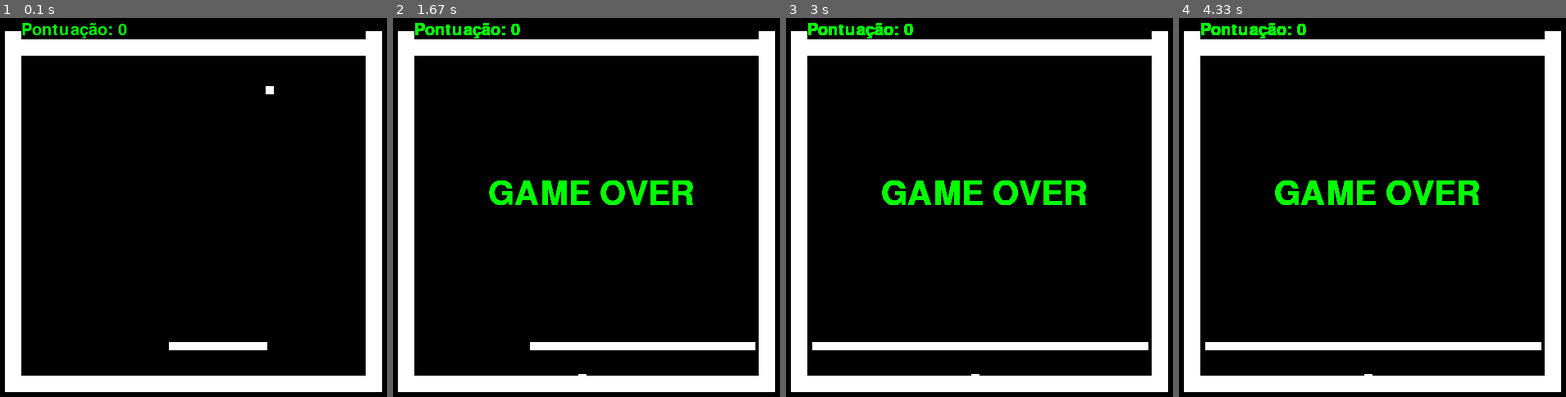
Above: before the commit, frames 1-4 (left to right).
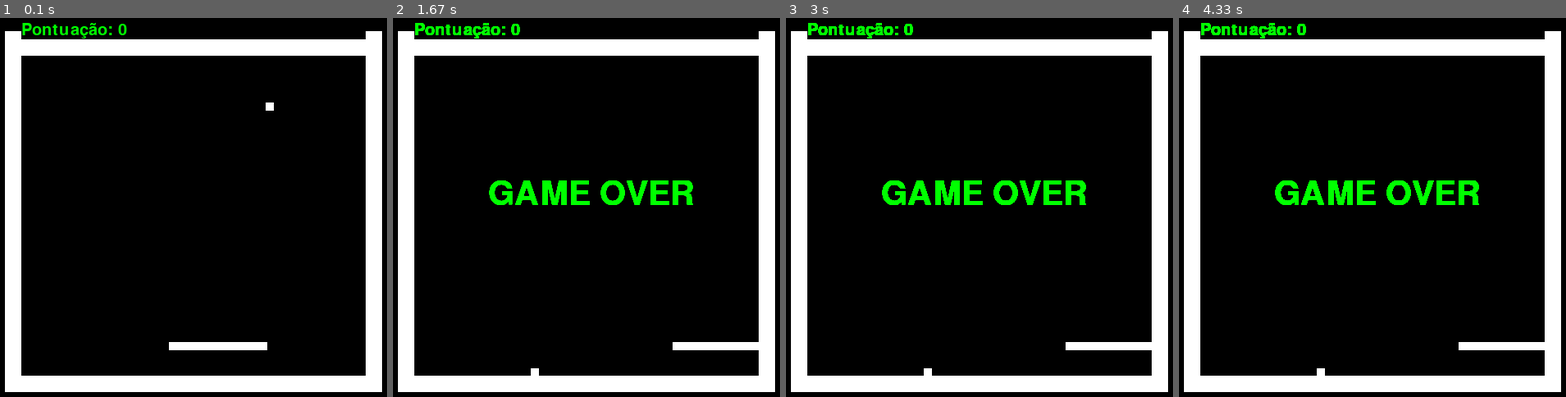
Above: after the commit, the same moments.

Repository: gleisonmedeiros/Python_Colisao_Pygames
Game: pygame game, started from main.py
The game is run twice, just before and just after one commit, with the same random seed, the same clock (stepped at 60 frames per second) and the same inputs.
Inputs:
- Up to frame 1 (0.1 s): no input
- Up to frame 2 (1.67 s): hold D 0.33-0.8 s; hold D 0.83-1.3 s; hold A from 1.33 s (still down)
- Up to frame 3 (3 s): release A at 1.87 s
- Up to frame 4 (4.33 s): no input

The runs differ from the first frame. In frame 1, less than 0.1% of the frame differs, in the area x 68-71%, y 17-25%; in frame 2, 1.0%; in frame 3, 1.5%, in the area x 6-95%, y 85-95%; in frame 4, 1.5%.

Commit message:
Rerrumando código

Diff:
--- a/main.py
+++ b/main.py
@@ -9,6 +9,15 @@
     screen.blit(txttela, (posicao_x, posicao_y))  ##### coloca na posição
     pygame.display.update()
 
+def movimenta_barra():
+
+    if keys[pygame.K_d] and barra_pad.collidelist([right_pad]) != 0:
+        velocity_Barra = 0.6
+        barra_pad.move_ip(velocity_Barra * dt, 0)
+
+    if keys[pygame.K_a] and barra_pad.collidelist([left_pad]) != 0:
+        velocity_Barra = -0.6
+        barra_pad.move_ip(velocity_Barra * dt, 0)
 
 pygame.init()
 
@@ -28,7 +37,7 @@
 
 valor = 31
 
-square = pygame.Rect(300, 70, 10, 10)  # cria o Rect para o quadrado
+square = pygame.Rect(300, 90, 10, 10)  # cria o Rect para o quadrado
 left_pad = pygame.Rect(20, 21, 20, 440)  # Cria o Rect para parede esquerda
 right_pad = pygame.Rect(460, 21, 20, 440)  # Cria o Rect para parede direita
 short_pad = pygame.Rect(40,441,420,20)   # Cria o Rect para parede supeior
@@ -64,14 +73,6 @@
 
     dt = clock.tick(30)
 
-    if keys[pygame.K_d] and barra_pad.collidelist([right_pad]) != 0:
-        velocity_Barra = 0.6
-        barra_pad.move_ip(velocity_Barra * dt, 0)
-
-    if keys[pygame.K_a] and barra_pad.collidelist([left_pad]) != 0:
-        velocity_Barra = -0.6
-        barra_pad.move_ip(velocity_Barra * dt, 0)
-
     # checa por colisão com os pads laterias
     if square.collidelist([left_pad,right_pad]) >= 0:
         velocity_x = -velocity_x
@@ -93,6 +94,7 @@
     else:
         screen.fill(black)
         square.move_ip(velocity_x * dt, parametro)
+        movimenta_barra()
 
     #if (square.collidelist(a) == 0):
     #    if (super_alvo in desenhos):
